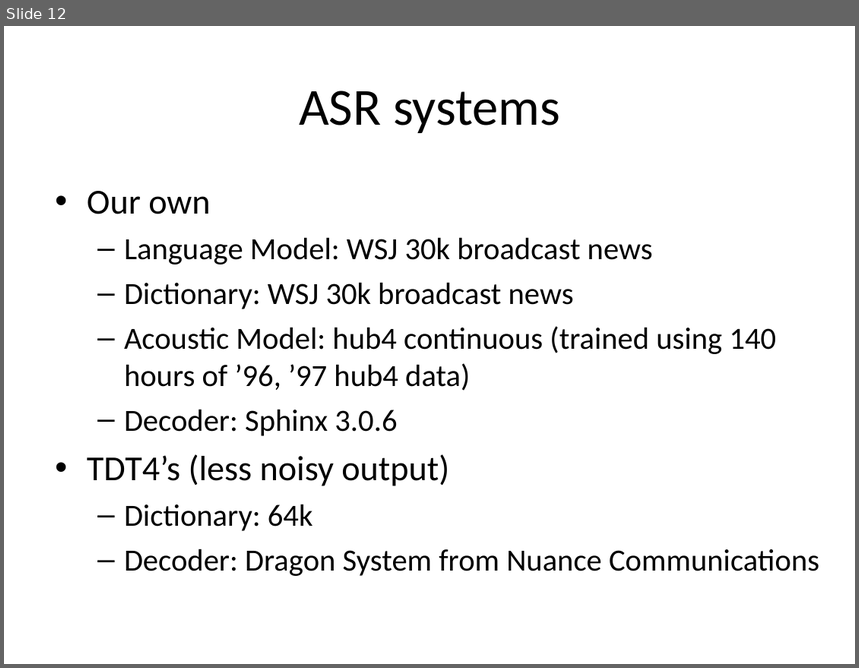
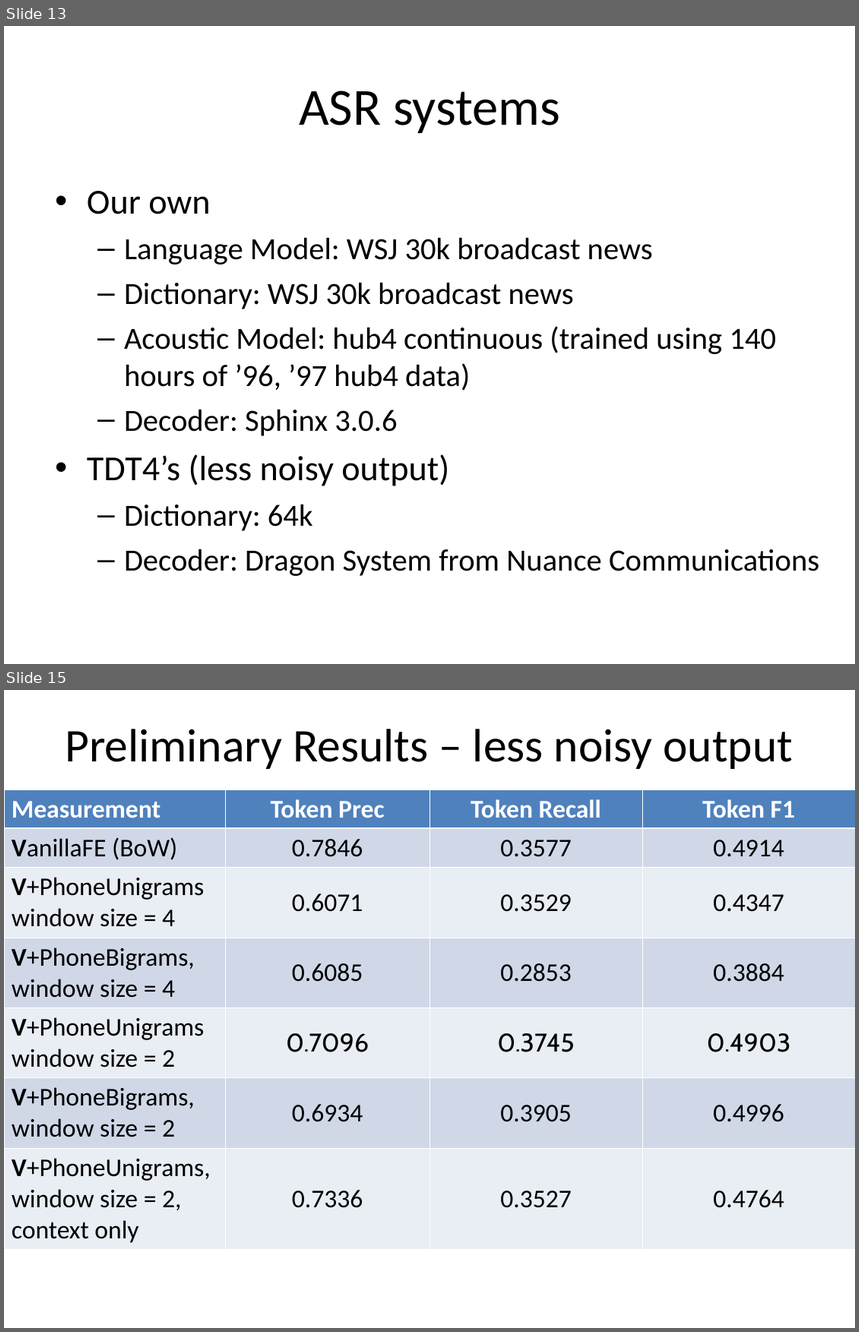
Before and after one commit to dimidd/ner-asr, a slide deck: doc/11748-A-M-DEC-02.ppt. Shown one above the other, each under a label of ours: slide 12 before the commit, slides 13 and 15 after it; the slides between them are not shown. The pictures are 859x668 and 859x1332 pixels, drawn with LibreOffice and Linux fonts; fonts in the diff are those of the drawing. Boxes give left, top, right and bottom in pixels: in the first picture for what was removed or moved away, otherwise in the second. Text is boxed around its words. In the diff, an @@ line names an element or a change of style, - is before the commit and + after.

```diff
--- a/doc/11748-A-M-DEC-02.ppt
+++ b/doc/11748-A-M-DEC-02.ppt
@@ slide 15 added at (x1=4, y1=690, x2=855, y2=1328), background #FFFFFF @@
@@ title added at (x1=65, y1=729, x2=793, y2=769), 44 pt, text #000000 @@
+Preliminary Results – less noisy output
@@ table added at (x1=4, y1=790, x2=855, y2=1246), 7 rows, 4 columns @@
+Measurement | Token Prec | Token Recall | Token F1
+VanillaFE (BoW) | 0.7846 | 0.3577 | 0.4914
+V+PhoneUnigrams / window size = 4 | 0.6071 | 0.3529 | 0.4347
+V+PhoneBigrams, / window size = 4 | 0.6085 | 0.2853 | 0.3884
+V+PhoneUnigrams / window size = 2 | 0.7096 | 0.3745 | 0.4903
+V+PhoneBigrams, / window size = 2 | 0.6934 | 0.3905 | 0.4996
+V+PhoneUnigrams, window size = 2, context only | 0.7336 | 0.3527 | 0.4764
@@ what was slide 12 is now slide 13 @@
```
Also in this commit, not shown: 4 slides changed, 4 other slides added, 1 slide removed, 1 other file.
